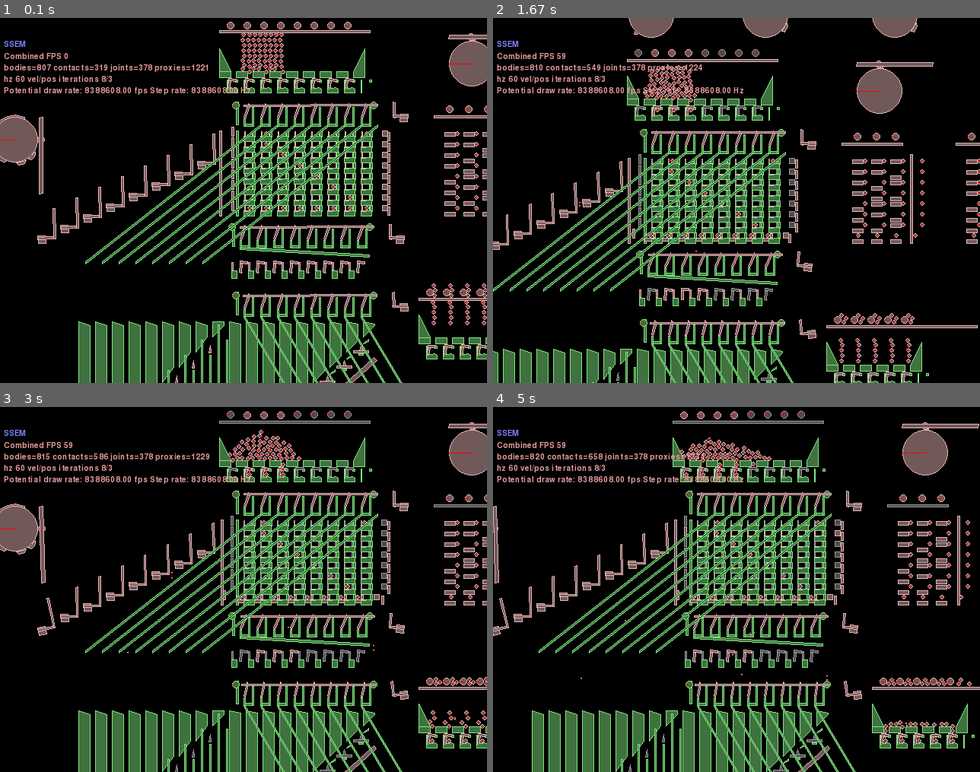
Above: before the commit, frames 1-4 (two rows, left to right).
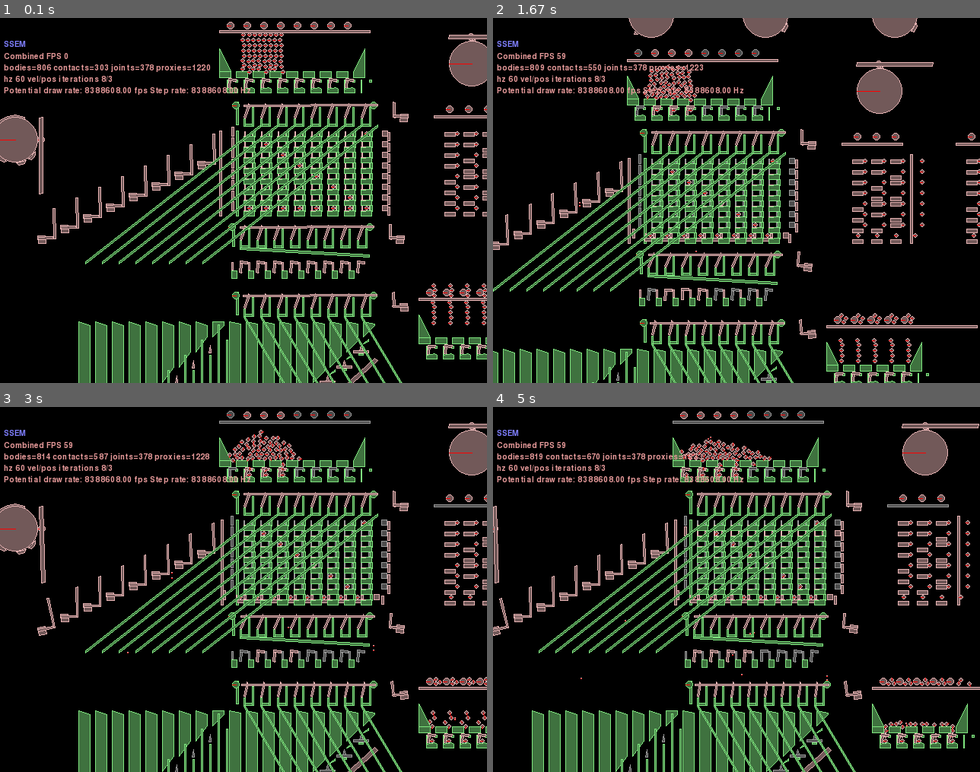
Above: after the commit, the same moments.

Repository: jmacarthur/box2d-ssem
Game: pygame game, started from main.py
Same seed, same stepped clock (60 frames per second), same inputs: the game is played once before the commit and once after it.
Inputs (mouse positions are in pixels of both pictures, inside the frame that each line leads up to):
- Up to frame 1 (0.1 s): no input
- Up to frame 2 (1.67 s): hold Right 0.33-0.8 s; move the mouse to (717, 215) at 0.37 s; hold Up 0.83-1.13 s; move the mouse to (736, 222) at 0.87 s; tap Space at 0.9, 1.23, 1.53 s; hold Right 1.17-1.63 s; move the mouse to (619, 204) at 1.2 s
- Up to frame 3 (3 s): hold Left 1.67-2.2 s; move the mouse to (292, 669) at 1.7 s; tap Space at 1.73, 2.03, 2.3, 2.63, 2.93 s; hold Down 2.23-2.53 s; move the mouse to (92, 673) at 2.27 s; hold Left 2.57-2.97 s; move the mouse to (423, 717) at 2.6 s
- Up to frame 4 (5 s): hold Up 3-3.37 s; move the mouse to (794, 622) at 3.03 s; tap Space at 3.07, 3.47, 3.77, 4.47, 4.87 s; hold Right 3.4-4.03 s; move the mouse to (746, 465) at 3.43 s; click (561, 578) at 4.12 s; hold Down 4.4-4.77 s; move the mouse to (712, 684) at 4.43 s; hold Left from 4.8 s (still down); move the mouse to (736, 633) at 4.83 s

The runs differ from the first frame. In frame 1, 0.3% of the frame differs, in the area x 9-78%, y 12-100%; in frame 2, 0.4%; in frame 3, 0.3%; in frame 4, 0.5%, in the area x 8-70%, y 8-100%.

Commit message:
Add discard bands to subtractor output

Diff:
--- a/main.py
+++ b/main.py
@@ -49,7 +49,7 @@
                    0x10,
                    0x20,
                    0x40,
-                   (LDN<<5)+1] # Store acc to memory location 1
+                   (JMP<<5)+1] # Store acc to memory location 1
 
 bar_gate_raisers = False
 
@@ -185,7 +185,7 @@
     def translate_points(self, points, xpos, ypos):
         return [(x+xpos,y+ypos) for (x,y) in points]
 
-    def subtractor(self, xpos, ypos, attachment_body, lines = 8, output_offset_dir = -1):
+    def subtractor(self, xpos, ypos, attachment_body, lines = 8, output_offset_dir = -1, discard_bands=False):
         output_offset_x = pitch*(lines+1)*output_offset_dir
         sub_y_pitch = 20
         for c in range(0,lines):
@@ -224,6 +224,12 @@
         reset_lever = self.add_dynamic_polygon(polygonShape(vertices=reset_poly), xpos, ypos-180, filters[0])
         reset_lever.attachment_point=(xpos,ypos-180)
         self.slide_joint(attachment_body, reset_lever, (-1,1), 0,15, friction=0.1)
+
+        # Transfer bands in negative reader channels (discards)
+        if discard_bands:
+            transfer_band_x = [ (xpos+output_offset_x-12+pitch*x,xpos+output_offset_x+pitch*x) for x in range(0,lines) ]
+            self.transfer_bands.append((ypos-150, ypos-150-10, transfer_band_x, 0))
+
         return reset_lever
 
     def ball_bearing_lift(self,xpos,ypos,attachment_body):
@@ -731,7 +737,7 @@
         (memory_selector_holdoff, memory_follower_holdoff) = self.memory_module(0,0, groundBody)
         self.upper_regenerators = []
         discard_lever_2 = self.diverter_set(-5,-30, groundBody, discard=True) # Diverter 2a. Discard reader-pulse data.
-        discard_lever_1 = self.diverter_set(-190,-359, groundBody, discard=True) # Diverter 2b. Discard main data from accumulator.
+        discard_lever_1 = self.diverter_set(-190,-370, groundBody, discard=True) # Diverter 2b. Discard main data from accumulator.
         upper_regen_control = self.regenerator(-5,-70, groundBody, self.upper_regenerators) # Regenerator 1. For regenning anything read from memory.
         diverter_3 = self.diverter_set(0,-120, groundBody, slope_x=209, slope_y=350) # Diverter 3; splits to instruction reg/PC
 
@@ -742,9 +748,9 @@
         for r in range(0,8):
             for i in range(0,5):
                 test_data = self.add_ball_bearing(250+22*i+r%2,-140+7*r,0)
-        accumulator_reset_lever = self.subtractor(0,-170, groundBody)
+        accumulator_reset_lever = self.subtractor(0,-170, groundBody, discard_bands=True)
         self.lower_regenerators = []
-        self.regenerator(-200,-390, groundBody, self.lower_regenerators)
+        lower_regen_control = self.regenerator(-190,-410, groundBody, self.lower_regenerators)
         #Program counter
         self.subtractor(400,-310, groundBody, lines=5)
 
@@ -844,6 +850,7 @@
         self.distance_joint(follower_body, self.instruction_inputs[STO])
         self.distance_joint(accumulator_diverter_lever, self.instruction_outputs[STO])
 
+        # Cam 16: Divert to instruction pointer, on JRP and JMP.
 
         # Notable timing points:
         # 0.31: Memory at PC has been read and regenerated
